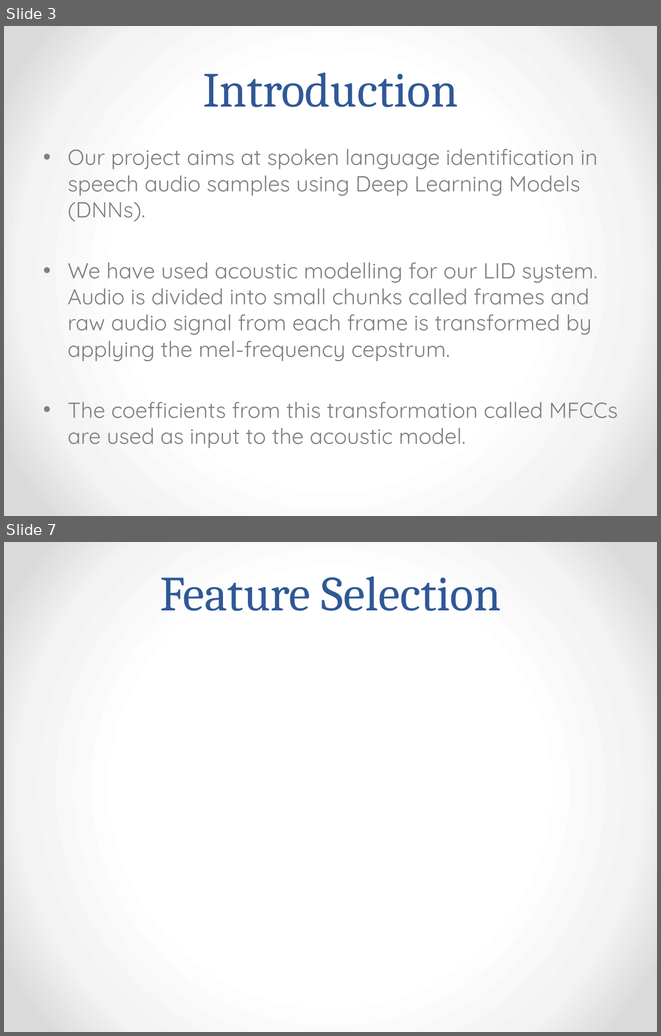
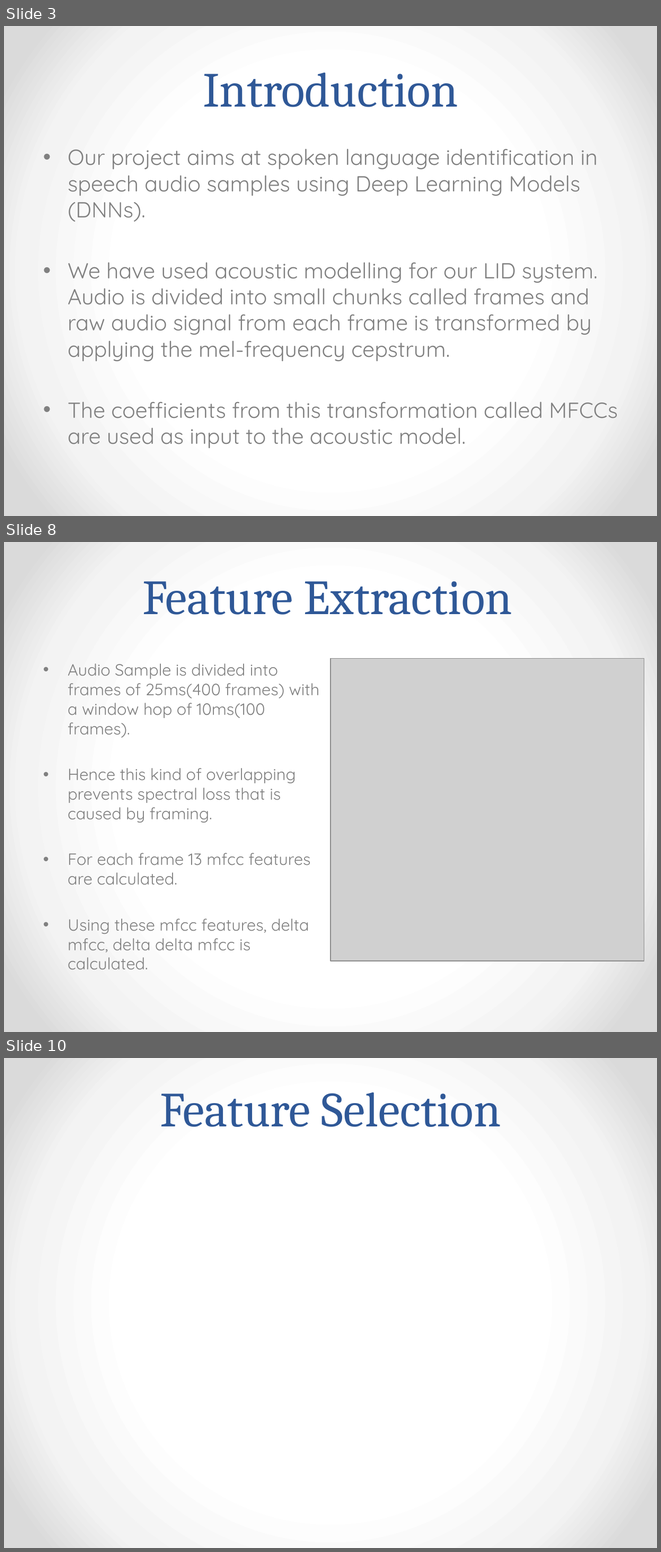
Before and after one commit to AudioExtractors/LanguageDetection, a slide deck: Docs/Presentation.pptx. Shown one above the other, each under a label of ours: slides 3 and 7 before the commit, slides 3, 8 and 10 after it; the slides between them are not shown. The pictures are 661x1036 and 661x1552 pixels, drawn with LibreOffice and Linux fonts; fonts in the diff are those of the drawing; grey boxes stand for pictures. Boxes give left, top, right and bottom in pixels: in the first picture for what was removed or moved away, otherwise in the second. Text is boxed around its words. In the diff, an @@ line names an element or a change of style, - is before the commit and + after.

```diff
--- a/Docs/Presentation.pptx
+++ b/Docs/Presentation.pptx
@@ slide 8 added at <box>4,542,657,1032</box>, background gradient #FFFFFF to #F4F4F4 to #DADADA @@
@@ title added at <box>142,581,512,615</box>, 54 pt, text #2F5897 @@
+Feature Extraction
@@ text added at <box>68,663,320,969</box>, 18 pt, text #808080 @@
+• Audio Sample is divided into frames of 25ms(400 frames) with a window hop of 10ms(100 frames).
+• Hence this kind of overlapping prevents spectral loss that is caused by framing.
+• For each frame 13 mfcc features are calculated.
+• Using these mfcc features, delta mfcc, delta delta mfcc is calculated.
@@ picture added at <box>330,658,644,961</box> @@
@@ what was slide 7 is now slide 10 @@
```
Also in this commit, not shown: 2 slides changed, 15 other slides added, 2 slides removed.
